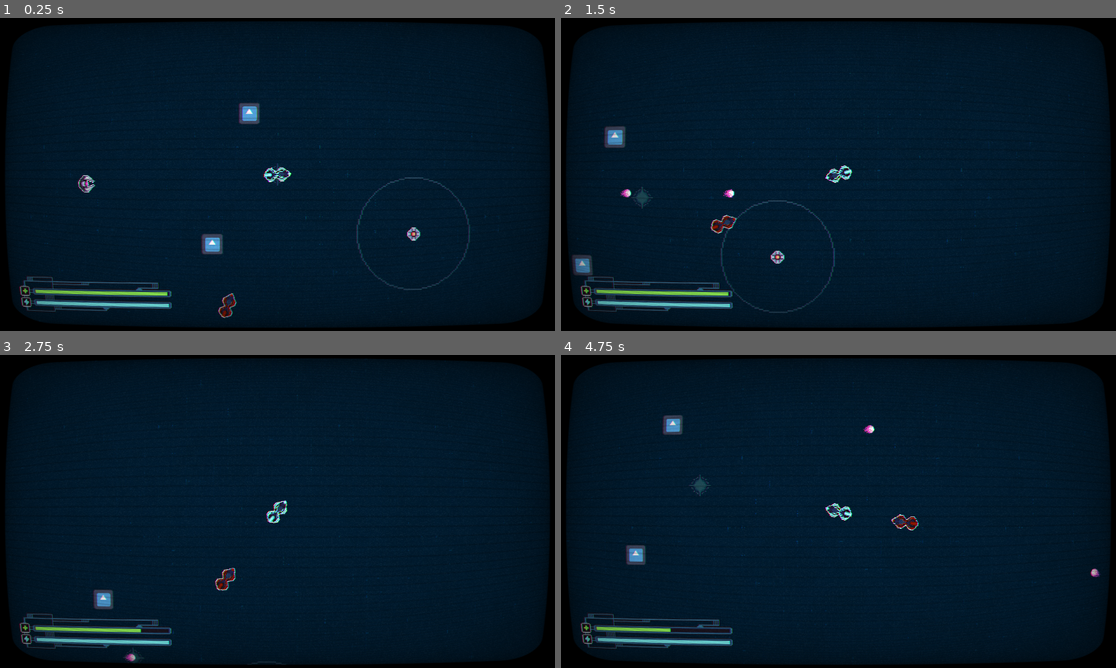
Above: before the commit, frames 1-4 (two rows, left to right).
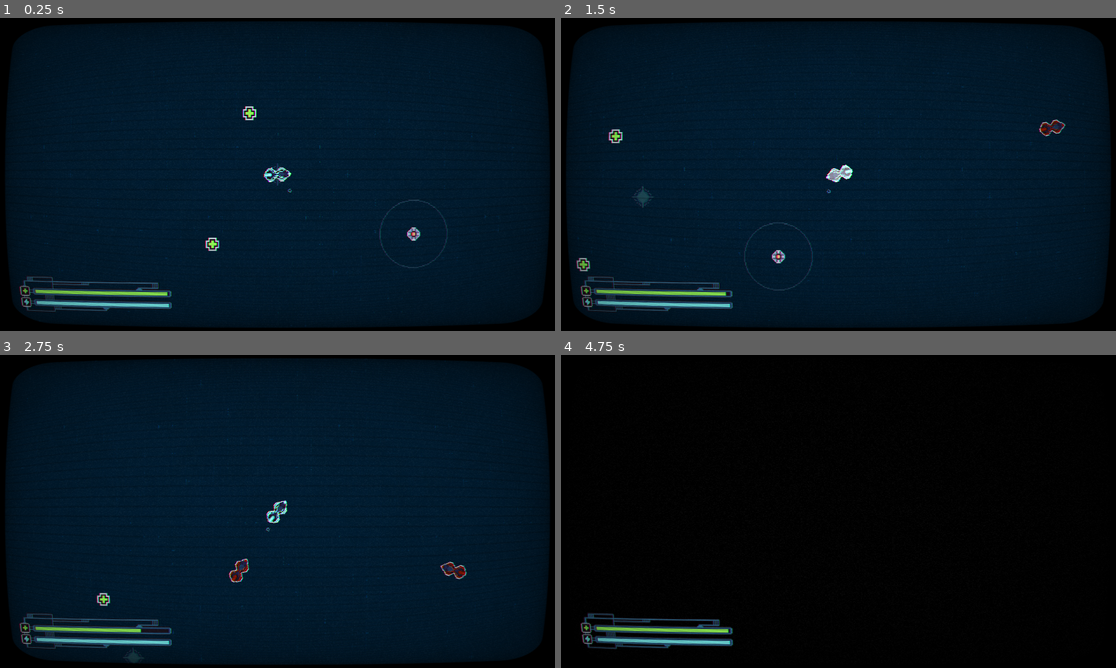
Above: after the commit, the same moments.

Repository: 20akshay00/cyberloop
Game: Godot game, scene res://scenes/world.tscn
The game is run twice, just before and just after one commit, with the same random seed, the same clock (stepped at 60 frames per second) and the same inputs. The engine's default icon, where the game draws it, is replaced by a stand-in: a white triangle on a blue panel in a dark square.
Inputs (mouse positions are in pixels of both pictures, inside the frame that each line leads up to):
- Up to frame 1 (0.25 s): no input
- Up to frame 2 (1.5 s): move the mouse to (960, 158) at 0.52 s; click (960, 158) at 0.6 s; move the mouse to (727, 190) at 1.27 s; click (727, 190) at 1.35 s
- Up to frame 3 (2.75 s): move the mouse to (333, 442) at 2.02 s; click (333, 442) at 2.1 s
- Up to frame 4 (4.75 s): move the mouse to (810, 574) at 2.77 s; click (810, 574) at 2.85 s; move the mouse to (1005, 558) at 3.52 s; click (1005, 558) at 3.6 s; tap R (reload, bound only after the commit) at 4.15 s; move the mouse to (672, 464) at 4.27 s; click (672, 464) at 4.35 s

The runs differ from the first frame. In frame 1, 1.2% of the frame differs, in the area x 14-85%, y 27-96%; in frame 2, 1.7%; in frame 3, 0.7%; in frame 4, 90%, in the area x 1-99%, y 1-99%.

Commit message:
stuff

Diff:
--- a/project.godot
+++ b/project.godot
@@ -19,6 +19,7 @@
 
 EventManager="*res://scripts/event_manager.gd"
 AudioManager="*res://scenes/audio_manager.tscn"
+TransitionManager="*res://scenes/transition_manager.tscn"
 
 [display]
 
@@ -35,6 +36,17 @@
 , Object(InputEventKey,"resource_local_to_scene":false,"resource_name":"","device":-1,"window_id":0,"alt_pressed":false …(183 unchanged characters)…
 ]
 }
+undraw={
+"deadzone": 0.2,
+"events": [Object(InputEventMouseButton,"resource_local_to_scene":false,"resource_name":"","device":-1,"window_id":0,"alt_pressed":false,"shift_pressed":false,"ctrl_pressed":false,"meta_pressed":false,"button_mask":0,"position":Vector2(0, 0),"global_position":Vector2(0, 0),"factor":1.0,"button_index":2,"canceled":false,"pressed":false,"double_click":false,"script":null)
+, Object(InputEventKey,"resource_local_to_scene":false,"resource_name":"","device":-1,"window_id":0,"alt_pressed":false,"shift_pressed":false,"ctrl_pressed":false,"meta_pressed":false,"pressed":false,"keycode":0,"physical_keycode":87,"key_label":0,"unicode":119,"location":0,"echo":false,"script":null)
+]
+}
+reload={
+"deadzone": 0.2,
+"events": [Object(InputEventKey,"resource_local_to_scene":false,"resource_name":"","device":-1,"window_id":0,"alt_pressed":false,"shift_pressed":false,"ctrl_pressed":false,"meta_pressed":false,"pressed":false,"keycode":0,"physical_keycode":82,"key_label":0,"unicode":114,"location":0,"echo":false,"script":null)
+]
+}
 
 [layer_names]
 
--- a/scenes/damage_area.tscn
+++ b/scenes/damage_area.tscn
@@ -47,6 +47,6 @@
 [node name="CollisionPolygon2D" type="CollisionPolygon2D" parent="."]
 
 [node name="NavigationObstacle2D" type="NavigationObstacle2D" parent="."]
-affect_navigation_mesh = true
+radius = 50.0
 
 [connection signal="body_entered" from="." to="." method="_on_body_entered"]
--- a/scenes/enemy.tscn
+++ b/scenes/enemy.tscn
@@ -8,19 +8,26 @@
 radius = 24.5
 height = 94.0
 
+[sub_resource type="CapsuleShape2D" id="CapsuleShape2D_4ra3w"]
+radius = 24.0
+height = 94.0
+
 [node name="Enemy" type="CharacterBody2D"]
-collision_layer = 3
+collision_layer = 2
 collision_mask = 0
 script = ExtResource("1_4gyqm")
 metadata/_edit_group_ = true
 
 [node name="CollisionShape2D" type="CollisionShape2D" parent="."]
 position = Vector2(-0.5, -1)
+rotation = 1.5708
 shape = SubResource("CapsuleShape2D_4gyqm")
 
 [node name="NavigationAgent2D" type="NavigationAgent2D" parent="."]
 avoidance_enabled = true
-radius = 20.0
+radius = 100.0
+time_horizon_agents = 0.01
+max_speed = 1000.0
 
 [node name="Timer" type="Timer" parent="."]
 wait_time = 0.1
@@ -38,5 +45,12 @@
 scale = Vector2(3, 3)
 texture = ExtResource("3_4ra3w")
 
+[node name="HitArea" type="Area2D" parent="."]
+
+[node name="CollisionShape2D" type="CollisionShape2D" parent="HitArea"]
+rotation = 1.5708
+shape = SubResource("CapsuleShape2D_4ra3w")
+
 [connection signal="velocity_computed" from="NavigationAgent2D" to="." method="_on_navigation_agent_2d_velocity_computed"]
 [connection signal="timeout" from="Timer" to="." method="_on_timer_timeout"]
+[connection signal="body_entered" from="HitArea" to="." method="_on_hit_area_body_entered"]
--- a/scenes/health_pickup.tscn
+++ b/scenes/health_pickup.tscn
@@ -1,10 +1,10 @@
 [gd_scene load_steps=4 format=3 uid="uid://bj2wc68ug3gbv"]
 
 [ext_resource type="Script" uid="uid://c44v1ttblveco" path="res://scenes/health_pickup.gd" id="1_3p6mu"]
-[ext_resource type="Texture2D" uid="uid://yekrypfll38v" path="res://icon.svg" id="1_ciapp"]
+[ext_resource type="Texture2D" uid="uid://du5mxgijbi2ce" path="res://assets/art/health_icon_v1.png" id="2_3p6mu"]
 
 [sub_resource type="CircleShape2D" id="CircleShape2D_ciapp"]
-radius = 31.0644
+radius = 18.0278
 
 [node name="HealthPickup" type="Area2D"]
 collision_layer = 2
@@ -12,8 +12,8 @@
 script = ExtResource("1_3p6mu")
 
 [node name="Sprite2D" type="Sprite2D" parent="."]
-scale = Vector2(0.5, 0.5)
-texture = ExtResource("1_ciapp")
+scale = Vector2(4, 4)
+texture = ExtResource("2_3p6mu")
 
 [node name="CollisionShape2D" type="CollisionShape2D" parent="."]
 shape = SubResource("CircleShape2D_ciapp")
--- a/scenes/player.tscn
+++ b/scenes/player.tscn
@@ -8,6 +8,7 @@
 [ext_resource type="AudioStream" uid="uid://dweafpu01vixb" path="res://assets/sfx/Trail drawing 2.ogg" id="6_smehm"]
 [ext_resource type="Script" uid="uid://bppxyp6qk67th" path="res://scenes/custom_camera.gd" id="7_smehm"]
 [ext_resource type="Shader" uid="uid://dkjnohi6uda1r" path="res://scenes/crt.gdshader" id="8_ur7pv"]
+[ext_resource type="Texture2D" uid="uid://bt23ntevqxn2b" path="res://assets/art/settings_icon_v1.png" id="9_ur7pv"]
 
 [sub_resource type="ShaderMaterial" id="ShaderMaterial_fjrip"]
 shader = ExtResource("3_tuyoq")
@@ -65,10 +66,10 @@
 bus = &"PlayerBike"
 
 [node name="Camera2D" type="Camera2D" parent="."]
-limit_left = -2000
-limit_top = -2000
-limit_right = 2000
-limit_bottom = 2000
+limit_left = -6000
+limit_top = -6000
+limit_right = 6000
+limit_bottom = 6000
 position_smoothing_speed = 15.0
 script = ExtResource("7_smehm")
 
@@ -82,4 +83,11 @@
 anchor_bottom = 1.0
 grow_horizontal = 2
 grow_vertical = 2
+mouse_filter = 2
 metadata/_edit_use_anchors_ = true
+
+[node name="Pointer" type="Node2D" parent="."]
+
+[node name="Sprite2D" type="Sprite2D" parent="Pointer"]
+position = Vector2(70, 0)
+texture = ExtResource("9_ur7pv")
--- a/scenes/proximity_mine.tscn
+++ b/scenes/proximity_mine.tscn
@@ -7,7 +7,7 @@
 [ext_resource type="Texture2D" uid="uid://bf667fh16sk6k" path="res://assets/art/explosion_anim_v2.png" id="5_n6sr2"]
 
 [sub_resource type="CircleShape2D" id="CircleShape2D_lwjlu"]
-radius = 196.064
+radius = 117.0
 
 [sub_resource type="AtlasTexture" id="AtlasTexture_7d6rn"]
 atlas = ExtResource("5_n6sr2")
@@ -79,7 +79,7 @@
 texture = ExtResource("2_fck1g")
 
 [node name="RangeSprite" type="Sprite2D" parent="."]
-scale = Vector2(5, 5)
+scale = Vector2(3, 3)
 texture = ExtResource("4_n8pgp")
 
 [node name="CollisionShape2D" type="CollisionShape2D" parent="."]
--- /dev/null
+++ b/scenes/retry_ui.tscn
@@ -0,0 +1,80 @@
+[gd_scene load_steps=6 format=3 uid="uid://sk45e7elu8k"]
+
+[ext_resource type="Script" uid="uid://xqadh4sduf15" path="res://scripts/retry_ui.gd" id="1_pmxmf"]
+[ext_resource type="Texture2D" uid="uid://ce67kppivgyhn" path="res://assets/art/panel_v1.png" id="2_8oyl1"]
+[ext_resource type="FontFile" uid="uid://cmmi1q3juj7cv" path="res://assets/fonts/PixelOperator-Bold.ttf" id="3_obx06"]
+[ext_resource type="Texture2D" uid="uid://rqwnjkvh7dbb" path="res://assets/art/replay_icon_v1.png" id="4_rtc7o"]
+[ext_resource type="Texture2D" uid="uid://cumugct2g5h4" path="res://assets/art/replay_hover_v1.png" id="5_lmeul"]
+
+[node name="RetryUI" type="CanvasLayer"]
+script = ExtResource("1_pmxmf")
+
+[node name="TextureRect" type="TextureRect" parent="."]
+anchors_preset = 8
+anchor_left = 0.5
+anchor_top = 0.5
+anchor_right = 0.5
+anchor_bottom = 0.5
+offset_left = -435.5
+offset_top = -219.5
+offset_right = 435.5
+offset_bottom = 219.5
+grow_horizontal = 2
+grow_vertical = 2
+texture = ExtResource("2_8oyl1")
+
+[node name="VBoxContainer" type="VBoxContainer" parent="."]
+anchors_preset = 8
+anchor_left = 0.5
+anchor_top = 0.5
+anchor_right = 0.5
+anchor_bottom = 0.5
+offset_left = -380.0
+offset_top = -145.5
+offset_right = 380.0
+offset_bottom = 145.5
+grow_horizontal = 2
+grow_vertical = 2
+alignment = 1
+metadata/_edit_group_ = true
+
+[node name="Title" type="Label" parent="VBoxContainer"]
+layout_mode = 2
+theme_override_fonts/font = ExtResource("3_obx06")
+theme_override_font_sizes/font_size = 95
+text = "Run terminated."
+horizontal_alignment = 1
+
+[node name="HSeparator2" type="HSeparator" parent="VBoxContainer"]
+modulate = Color(1, 1, 1, 0)
+layout_mode = 2
+theme_override_constants/separation = 40
+
+[node name="HighScore" type="Label" parent="VBoxContainer"]
+layout_mode = 2
+theme_override_fonts/font = ExtResource("3_obx06")
+theme_override_font_sizes/font_size = 40
+text = "High score: 3120"
+horizontal_alignment = 1
+
+[node name="CurrentScore" type="Label" parent="VBoxContainer"]
+layout_mode = 2
+theme_override_fonts/font = ExtResource("3_obx06")
+theme_override_font_sizes/font_size = 48
+text = "Current score: 3120"
+horizontal_alignment = 1
+
+[node name="HSeparator" type="HSeparator" parent="VBoxContainer"]
+modulate = Color(1, 1, 1, 0)
+layout_mode = 2
+theme_override_constants/separation = 40
+
+[node name="RetryButton" type="TextureButton" parent="VBoxContainer"]
+custom_minimum_size = Vector2(50, 50)
+layout_mode = 2
+texture_normal = ExtResource("4_rtc7o")
+texture_pressed = ExtResource("5_lmeul")
+texture_hover = ExtResource("5_lmeul")
+stretch_mode = 5
+
+[connection signal="pressed" from="VBoxContainer/RetryButton" to="." method="_on_retry_button_pressed"]
--- /dev/null
+++ b/scenes/transition.gdshader
@@ -0,0 +1,17 @@
+shader_type canvas_item;
+
+uniform float progress : hint_range(0.0, 1.0);
+uniform bool reverse = false; // false: top-left to bottom-right, true: bottom-right to top-left
+
+void fragment() {
+    vec2 uv = UV;
+
+    float sweep = reverse ? (1.0 - uv.x) + (1.0 - uv.y) * 0.3 : uv.x + uv.y * 0.3;
+    float threshold = mix(0.0, 2.0, progress);
+
+    if (sweep < threshold) {
+        COLOR = COLOR;
+    } else {
+        COLOR.a = 0.0;
+    }
+}
--- /dev/null
+++ b/scenes/transition_manager.tscn
@@ -0,0 +1,22 @@
+[gd_scene load_steps=4 format=3 uid="uid://dr0fui7dbt3m5"]
+
+[ext_resource type="Script" uid="uid://e452e3fkqbgx" path="res://scripts/transition_manager.gd" id="1_nk83w"]
+[ext_resource type="Shader" uid="uid://cibud5ks5tnty" path="res://scenes/transition.gdshader" id="2_sb1xu"]
+
+[sub_resource type="ShaderMaterial" id="ShaderMaterial_t501d"]
+shader = ExtResource("2_sb1xu")
+shader_parameter/progress = 0.0
+shader_parameter/reverse = true
+
+[node name="TransitionManager" type="CanvasLayer"]
+script = ExtResource("1_nk83w")
+
+[node name="ColorRect" type="ColorRect" parent="."]
+material = SubResource("ShaderMaterial_t501d")
+anchors_preset = 15
+anchor_right = 1.0
+anchor_bottom = 1.0
+grow_horizontal = 2
+grow_vertical = 2
+mouse_filter = 2
+color = Color(0, 0, 0, 1)
--- a/scenes/world.gd
+++ b/scenes/world.gd
@@ -2,6 +2,14 @@
 
 func _ready() -> void:
 	EventManager.hole_created.connect(_on_hole_created)
+	EventManager.game_over.connect(_on_game_over)
 
 func _on_hole_created() -> void:
-	$NavigationRegion2D.bake_navigation_polygon()
+	pass
+
+func _on_game_over() -> void:
+	get_tree().paused = true
+
+func _process(delta: float) -> void:
+	if Input.is_action_just_pressed("reload"):
+		TransitionManager.reload_scene()
--- a/scenes/world.tscn
+++ b/scenes/world.tscn
@@ -8,15 +8,16 @@
 [ext_resource type="PackedScene" uid="uid://clep1ecol48uk" path="res://scenes/enemy.tscn" id="4_i7141"]
 [ext_resource type="Texture2D" uid="uid://m7iwdw4caxjq" path="res://assets/art/stamina_bar_v1.png" id="4_w7kh3"]
 [ext_resource type="PackedScene" uid="uid://b1k1si4vlki42" path="res://scenes/droid.tscn" id="5_71j4m"]
+[ext_resource type="PackedScene" uid="uid://sk45e7elu8k" path="res://scenes/retry_ui.tscn" id="6_jhx03"]
 [ext_resource type="Texture2D" uid="uid://dsncjko7y1q8u" path="res://assets/art/spawn_point_v1.png" id="7_e3hyu"]
 [ext_resource type="Texture2D" uid="uid://douaksfsgn5wr" path="res://assets/art/health_stamina_bar_frame_v1.png" id="7_i7141"]
 [ext_resource type="PackedScene" uid="uid://0287u7bkbm56" path="res://scenes/proximity_mine.tscn" id="8_7r4gi"]
 [ext_resource type="PackedScene" uid="uid://bj2wc68ug3gbv" path="res://scenes/health_pickup.tscn" id="12_q5onr"]
 
-[sub_resource type="NavigationPolygon" id="NavigationPolygon_71j4m"]
-vertices = PackedVector2Array(2325, 1657.06, -2219.03, 1685.93, -2228.96, -1515.01, 2325, -1519.98)
+[sub_resource type="NavigationPolygon" id="NavigationPolygon_o8fc1"]
+vertices = PackedVector2Array(6326.88, 6065.89, -5918.07, 5940.1, -6011.92, -6097.01, 6184.11, -6115.98)
 polygons = Array[PackedInt32Array]([PackedInt32Array(0, 1, 2, 3)])
-outlines = Array[PackedVector2Array]([PackedVector2Array(-2239, -1525, -2229, 1696, 2335, 1667, 2335, -1530)])
+outlines = Array[PackedVector2Array]([PackedVector2Array(-6022, -6107, -5928, 5950, 6337, 6076, 6194, -6126)])
 
 [node name="World" type="Node2D"]
 script = ExtResource("1_qfnet")
@@ -56,6 +57,8 @@
 value = 1.0
 texture_progress = ExtResource("4_w7kh3")
 
+[node name="RetryUI" parent="." instance=ExtResource("6_jhx03")]
+
 [node name="Parallax2D" type="Parallax2D" parent="."]
 repeat_size = Vector2(960, 960)
 repeat_times = 3
@@ -92,19 +95,31 @@
 [node name="ProximityMine4" parent="." instance=ExtResource("8_7r4gi")]
 position = Vector2(508, 1372)
 
-[node name="Player" parent="." node_paths=PackedStringArray("trails", "spawn_point") instance=ExtResource("3_qfnet")]
+[node name="Player" parent="." node_paths=PackedStringArray("trails", "spawn_point") groups=["player"] instance=ExtResource("3_qfnet")]
 trails = NodePath("../Trails")
 spawn_point = NodePath("../Spawn")
 
-[node name="Enemy" parent="." node_paths=PackedStringArray("target") instance=ExtResource("4_i7141")]
-position = Vector2(-215, 566)
-target = NodePath("../Player")
+[node name="Enemy" parent="." instance=ExtResource("4_i7141")]
+position = Vector2(1379, 874)
+
+[node name="Enemy2" parent="." instance=ExtResource("4_i7141")]
+position = Vector2(2660, -494)
+
+[node name="Enemy3" parent="." instance=ExtResource("4_i7141")]
+position = Vector2(-39, 1997)
+
+[node name="Enemy4" parent="." instance=ExtResource("4_i7141")]
+position = Vector2(3089, 379)
+
+[node name="Enemy5" parent="." instance=ExtResource("4_i7141")]
+position = Vector2(1269, 2210)
 
 [node name="Droid" parent="." instance=ExtResource("5_71j4m")]
 position = Vector2(1829, 569)
 
 [node name="Droid2" parent="." instance=ExtResource("5_71j4m")]
-position = Vector2(-662, 32)
+position = Vector2(3827, 2548)
 
 [node name="NavigationRegion2D" type="NavigationRegion2D" parent="."]
-navigation_polygon = SubResource("NavigationPolygon_71j4m")
+position = Vector2(-13, -348)
+navigation_polygon = SubResource("NavigationPolygon_o8fc1")
--- a/scripts/damage_area.gd
+++ b/scripts/damage_area.gd
@@ -5,7 +5,6 @@
 var fade_tween: Tween = null
 
 func _ready() -> void:
-	EventManager.hole_created.emit()
 	AudioManager.play_effect(AudioManager.loop_created_sfx, 10.)
 	get_tree().create_timer(0.3).timeout.connect(
 		func():
@@ -31,6 +30,7 @@
 	$Line2D.points = points
 	$Polygon2D.polygon = points
 	$NavigationObstacle2D.vertices = points
+	EventManager.hole_created.emit()
 
 	$Polygon2D.uv = generate_uvs($Polygon2D.polygon)
 
--- a/scripts/enemy.gd
+++ b/scripts/enemy.gd
@@ -4,8 +4,15 @@
 var death_tween: Tween = null
 var _is_active = true
 
-@export var target: Player = null
 @onready var sprite: Node2D = $Sprite
+var target: Player = null
+
+var run: bool = false
+var _state: bool = true
+
+func _ready() -> void:
+	target = get_tree().get_nodes_in_group("player")[0]
+	add_to_group("enemies")
 
 func fall() -> void:
 	die()
@@ -13,6 +20,8 @@
 func die() -> void:
 	if _is_active:
 		_is_active = false
+		process_mode = Node.PROCESS_MODE_DISABLED
+		velocity = Vector2.ZERO
 		if death_tween: death_tween.kill()
 
 		death_tween = get_tree().create_tween()
@@ -25,20 +34,33 @@
 
 func _physics_process(delta: float) -> void:
 	if _is_active:
-		if (target.global_position - global_position).length() > 25.:
-			$NavigationAgent2D.target_position = target.global_position
-			var nav_point_dir := to_local($NavigationAgent2D.get_next_path_position()).normalized()
-			velocity = nav_point_dir * 500.
-			sprite.rotation = atan2(velocity.y, velocity.x) + PI/2
+		$NavigationAgent2D.target_position = target.global_position
+		var nav_point_dir := to_local($NavigationAgent2D.get_next_path_position())
+
+		print((target.global_position - target.prev_pos).length())
+		if (target.trail.get_point_count() > 50 and (target.global_position - target.prev_pos).length() > 10.) or target._is_invincible:
+			if _state:
+				run = true if randf() > 0.2 else false
+				_state = false
+
+			if run:
+				$NavigationAgent2D.set_velocity(nav_point_dir.normalized() * -550.)
+			else:
+				$NavigationAgent2D.set_velocity(nav_point_dir.normalized() * 900.)
 		else:
-			velocity = Vector2.ZERO
-
-		move_and_slide()
-
-#func _on_timer_timeout() -> void:
-	#if $NavigationAgent2D.target_position != target.global_position:
-		#$NavigationAgent2D.target_position = target.global_position
-	#$Timer.start()
+			_state = true
+			$NavigationAgent2D.set_velocity(nav_point_dir.normalized() * 900.)
 
 func _on_navigation_agent_2d_velocity_computed(safe_velocity: Vector2) -> void:
 	velocity = safe_velocity
+	sprite.rotation = atan2(velocity.y, velocity.x) + PI/2
+
+	move_and_slide()
+
+func hit(val) -> void:
+	die()
+
+func _on_hit_area_body_entered(body: Node2D) -> void:
+	if body is Player:
+		body.hit(1)
+		queue_free()
--- a/scripts/event_manager.gd
+++ b/scripts/event_manager.gd
@@ -4,3 +4,4 @@
 signal player_health_changed
 
 signal shake_screen
+signal game_over
--- a/scripts/player.gd
+++ b/scripts/player.gd
@@ -15,13 +15,13 @@
 
 var MAX_POWER: float = 1.
 var power: float = 1.
-var POWER_COST: float = 0.001/5
+var POWER_COST: float = 0.0005/5
 
 var MAX_HEALTH: float = 3.
 var health: float = 5.
 
 var RECHARGE_DIST: float = 20.
-var RECHARGE_AMOUNT: float = 0.0025
+var RECHARGE_AMOUNT: float = 0.0035
 
 var prev_pos: Vector2 = Vector2.ZERO
 
@@ -31,12 +31,16 @@
 
 @export var spawn_point: Sprite2D # absolutely horrid architecture!
 
+var closest_enemy_pos: Vector2 = Vector2.ZERO
+var closest_enemy_dist: float = 1e10
+
 # i-frames
 var _is_invincible: bool = false
 var itween: Tween = null
 
 func _ready() -> void:
 	_create_trail()
+
 	drive_sound.play()
 	EventManager.shake_screen.connect(_shake_screen)
 
@@ -83,6 +87,15 @@
 
 		prev_pos = global_position
 
+		for enemy in get_tree().get_nodes_in_group("enemies"):
+			var dist = (enemy.global_position - global_position).length()
+			if dist < closest_enemy_dist:
+				closest_enemy_dist = dist
+				closest_enemy_pos = enemy.global_position - global_position
+
+		$Pointer.rotation = lerp_angle($Pointer.rotation, atan2(closest_enemy_pos.y, closest_enemy_pos.x) - rotation, 0.1)
+		closest_enemy_dist= 1e10
+
 func _create_trail() -> void:
 	if trail: trail.destroy()
 
@@ -90,7 +103,6 @@
 	trails.add_child.call_deferred(trail)
 
 func fall() -> void:
-	damage(1)
 	die()
 	AudioManager.play_effect(AudioManager.fall_sfx)
 
@@ -111,6 +123,7 @@
 	death_tween.set_parallel(false)
 	death_tween.tween_callback(
 		func():
+			damage(1)
 			respawn()
 			)
 
@@ -136,12 +149,12 @@
 	if not _is_invincible:
 		damage(val)
 		_activate_invincibility()
-		EventManager.player_health_changed.emit()
 		AudioManager.play_effect(AudioManager.player_hit_sfx)
 		_shake_screen()
 
 func damage(val) -> void:
 	health -= val
+	EventManager.player_health_changed.emit()
 
 func _activate_invincibility(duration: float = 3) -> void:
 	_is_invincible = true
@@ -157,5 +170,16 @@
 	$Camera2D.screen_shake(8, 0.5)
 
 func add_health(val: float) -> void:
+	health += val
 	EventManager.player_health_changed.emit()
-	health += val
+
+func death() -> void:
+	_is_active = false
+	_is_drawing = false
+	draw_sound.stop()
+	drive_sound.stop()
+	$CollisionShape2D.set_deferred("disabled", true)
+	if death_tween: death_tween.kill()
+	death_tween = get_tree().create_tween()
+	death_tween.tween_property(sprite, "modulate:a", 0., 1.0)
+	death_tween.tween_callback(func(): EventManager.game_over.emit())
--- a/scripts/proximity_mine.gd
+++ b/scripts/proximity_mine.gd
@@ -24,7 +24,7 @@
 	tween.tween_property(self, "modulate:a", 0., 0.2)
 
 func _on_body_entered(body: Node2D) -> void:
-	if body is Player and not _is_exploding:
+	if (body is Player) and not _is_exploding:
 		explode()
 		body.hit(1)
 		#if explosion_timer.is_stopped():
--- /dev/null
+++ b/scripts/retry_ui.gd
@@ -0,0 +1,33 @@
+extends CanvasLayer
+
+var tween: Tween = null
+
+@onready var card := $TextureRect
+@onready var title := $VBoxContainer/Title
+@onready var highscore := $VBoxContainer/HighScore
+@onready  var score := $VBoxContainer/CurrentScore
+@onready var retry := $VBoxContainer/RetryButton
+
+func _ready() -> void:
+	hide()
+	process_mode = Node.PROCESS_MODE_WHEN_PAUSED
+	EventManager.game_over.connect(_on_game_over)
+	card.modulate.a = 0.
+	title.modulate.a = 0.
+	score.modulate.a = 0.
+	highscore.modulate.a = 0.
+	retry.modulate.a = 0.
+
+func _on_game_over() -> void:
+	show()
+	if tween: tween.kill()
+	tween = create_tween()
+	tween.tween_property(card, "modulate:a", 1., 0.5)
+	tween.tween_property(title, "modulate:a", 1., 0.5)
+
+	tween.tween_property(highscore, "modulate:a", 1., 0.5)
+	tween.tween_property(score, "modulate:a", 1., 0.5)
+	tween.tween_property(retry, "modulate:a", 1., 0.5)
+
+func _on_retry_button_pressed() -> void:
+	TransitionManager.reload_scene()
--- /dev/null
+++ b/scripts/transition_manager.gd
@@ -0,0 +1,24 @@
+extends CanvasLayer
+
+func _ready() -> void:
+	layer = 2
+
+func change_scene(target : PackedScene) -> void:
+	$ColorRect.material.set_shader_parameter("reverse", false)
+	var tween = get_tree().create_tween()
+	tween.tween_property($ColorRect.material, "shader_parameter/progress", 1., 0.5)
+	tween.tween_callback(
+		func(): get_tree().change_scene_to_packed(target); $ColorRect.material.set_shader_parameter("reverse", true)
+		)
+
+	tween.tween_property($ColorRect.material, "shader_parameter/progress", 0., 0.5)
+
+func reload_scene() -> void:
+	get_tree().paused = false
+	$ColorRect.material.set_shader_parameter("reverse", false)
+	var tween = get_tree().create_tween()
+	tween.tween_property($ColorRect.material, "shader_parameter/progress", 1., 0.5)
+	tween.tween_callback(
+		func(): get_tree().reload_current_scene(); $ColorRect.material.set_shader_parameter("reverse", true)
+		)
+	tween.tween_property($ColorRect.material, "shader_parameter/progress", 0., 0.5)
--- a/scripts/ui.gd
+++ b/scripts/ui.gd
@@ -16,3 +16,7 @@
 	if tween: tween.kill()
 	tween = get_tree().create_tween()
 	tween.tween_property(health_bar, "value", player.health, 2. * abs(health_bar.value - player.health)/player.MAX_HEALTH)
+	tween.tween_callback(
+	func():
+		if player.health == 0: player.death()
+	)
Binary file added: assets/art/energy_icon_v1.png
Not shown, added: assets/art/energy_icon_v1.png.import
Binary file added: assets/art/health_icon_v1.png
Not shown, added: assets/art/health_icon_v1.png.import
Binary file added: assets/art/replay_hover_v1.png
Not shown, added: assets/art/replay_hover_v1.png.import
Binary file added: assets/fonts/PixelOperator-Bold.ttf
Not shown, added: assets/fonts/PixelOperator-Bold.ttf.import
Not shown: 1 places in scenes/enemy.tscn that only renumber resources
Not shown: 1 places in scenes/player.tscn that only renumber resources
Not shown, added: scenes/transition.gdshader.uid
Not shown: 1 places in scenes/world.tscn that only renumber resources
(and 2 more such lines)
